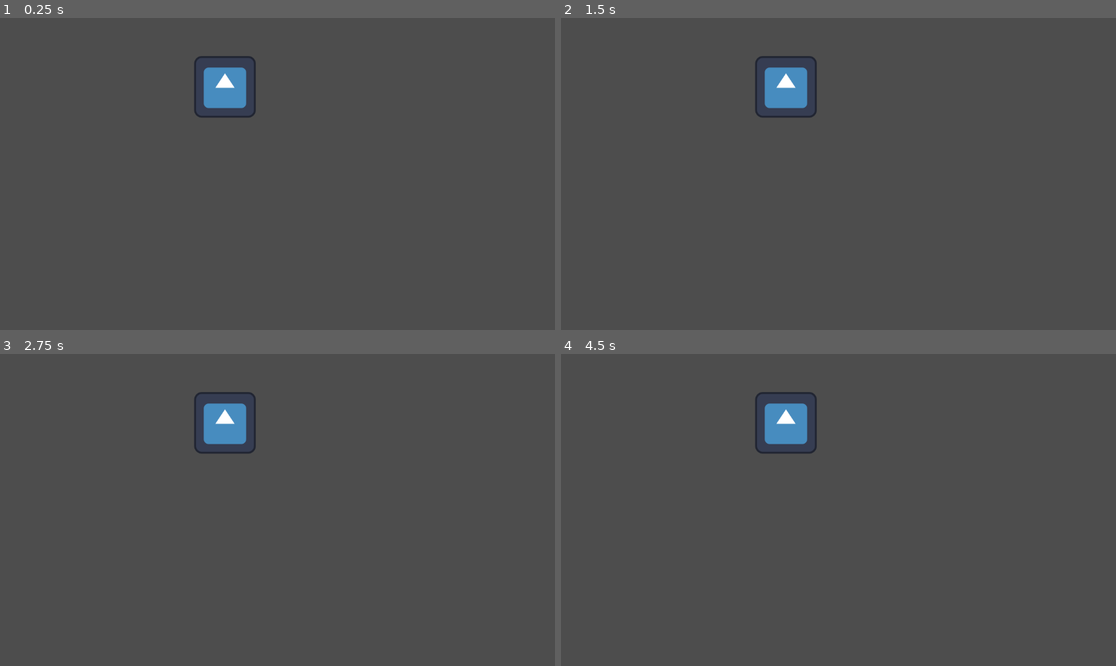
Above: before the commit, frames 1-4 (two rows, left to right).
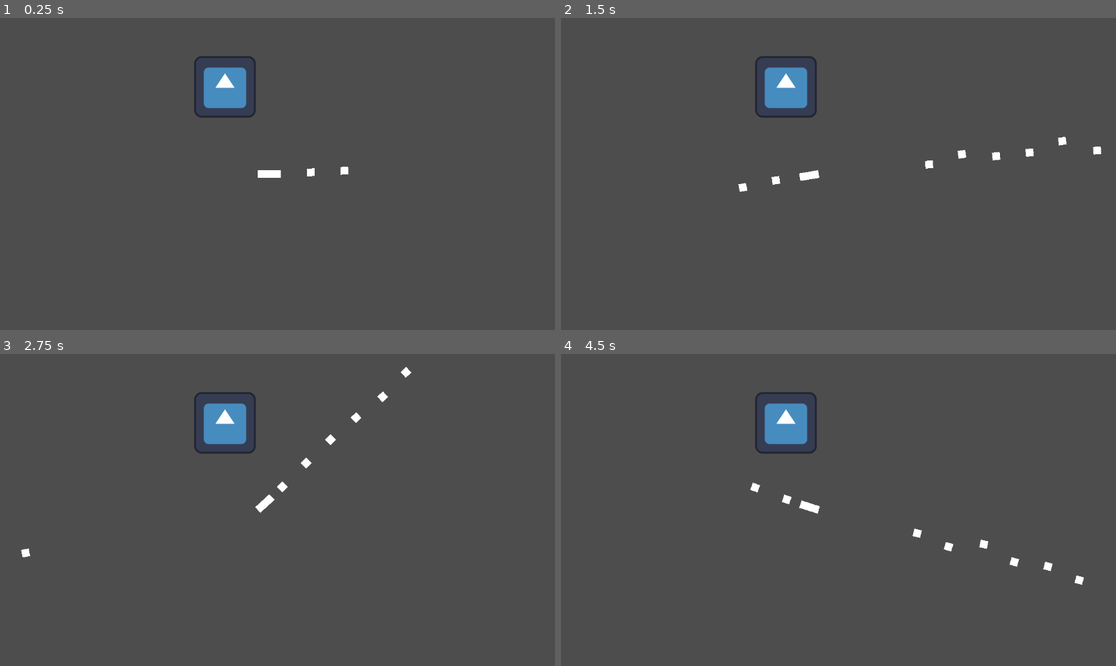
Above: after the commit, the same moments.

Repository: Denomycor/piratesoftware-16
Game: Godot game, scene res://assets/scenes/levels/test_level.tscn
The game is run twice, just before and just after one commit, with the same random seed, the same clock (stepped at 60 frames per second) and the same inputs. The engine's default icon, where the game draws it, is replaced by a stand-in: a white triangle on a blue panel in a dark square.
Inputs (mouse positions are in pixels of both pictures, inside the frame that each line leads up to):
- Up to frame 1 (0.25 s): no input
- Up to frame 2 (1.5 s): tap Enter at 0.5 s; move the mouse to (960, 158) at 0.52 s; click (960, 158) at 0.67 s; move the mouse to (727, 189) at 1.27 s; click (727, 189) at 1.42 s
- Up to frame 3 (2.75 s): move the mouse to (333, 441) at 2.02 s; click (333, 441) at 2.17 s
- Up to frame 4 (4.5 s): move the mouse to (810, 572) at 2.77 s; click (810, 572) at 2.92 s; move the mouse to (1005, 556) at 3.52 s; click (1005, 556) at 3.67 s; move the mouse to (672, 463) at 4.27 s; click (672, 463) at 4.42 s

The runs differ from the first frame. In frame 1, 0.2% of the frame differs, in the area x 46-63%, y 47-52%; in frame 2, 0.4%; in frame 3, 0.4%; in frame 4, 0.4%, in the area x 34-95%, y 41-74%.

Commit message:
Minigun now shoots

Diff:
--- a/assets/scenes/levels/test_level.tscn
+++ b/assets/scenes/levels/test_level.tscn
@@ -1,8 +1,9 @@
-[gd_scene load_steps=4 format=3 uid="uid://2vnrdwbw1mxc"]
+[gd_scene load_steps=5 format=3 uid="uid://2vnrdwbw1mxc"]
 
 [ext_resource type="Script" path="res://assets/scripts/level.gd" id="1_y7sae"]
 [ext_resource type="Texture2D" uid="uid://qjmbo1bj5df7" path="res://icon.svg" id="2_0y7wo"]
 [ext_resource type="PackedScene" uid="uid://dr2otcq7lhq6j" path="res://assets/scenes/ui/pause_menu.tscn" id="2_idj3t"]
+[ext_resource type="PackedScene" uid="uid://c4b5t5usvyqcs" path="res://assets/scenes/weapon_dock.tscn" id="3_7j5di"]
 
 [node name="test_level" type="Node"]
 script = ExtResource("1_y7sae")
@@ -15,5 +16,8 @@
 
 [node name="player_temp" type="Node2D" parent="world"]
 
+[node name="weapon_dock" parent="world" instance=ExtResource("3_7j5di")]
+position = Vector2(535, 324)
+
 [node name="pause_menu" parent="." instance=ExtResource("2_idj3t")]
 visible = false
--- /dev/null
+++ b/assets/scenes/projectiles/minigun_projectile.tscn
@@ -0,0 +1,20 @@
+[gd_scene load_steps=3 format=3 uid="uid://brtlxge0ng5gg"]
+
+[ext_resource type="Script" path="res://assets/scripts/projectiles/minigun_projectile.gd" id="1_rtd26"]
+
+[sub_resource type="RectangleShape2D" id="RectangleShape2D_qagmc"]
+size = Vector2(16, 16)
+
+[node name="minigun_projectile" type="CharacterBody2D"]
+collision_layer = 2
+collision_mask = 0
+motion_mode = 1
+script = ExtResource("1_rtd26")
+speed = 10.0
+reach = 800.0
+
+[node name="Polygon2D" type="Polygon2D" parent="."]
+polygon = PackedVector2Array(-8, -8, -8, 8, 8, 8, 8, -8)
+
+[node name="CollisionShape2D" type="CollisionShape2D" parent="."]
+shape = SubResource("RectangleShape2D_qagmc")
--- a/assets/scenes/weapons/minigun.tscn
+++ b/assets/scenes/weapons/minigun.tscn
@@ -1,9 +1,11 @@
-[gd_scene load_steps=3 format=3 uid="uid://dbf445di2iil4"]
+[gd_scene load_steps=4 format=3 uid="uid://dbf445di2iil4"]
 
 [ext_resource type="Script" path="res://assets/scripts/weapons/components/turn_component.gd" id="1_fw3mj"]
+[ext_resource type="Script" path="res://assets/scripts/weapons/minigun.gd" id="1_nd5hs"]
 [ext_resource type="Script" path="res://assets/scripts/weapons/components/projectile_spawner_component.gd" id="2_qdibs"]
 
 [node name="minigun" type="Node2D"]
+script = ExtResource("1_nd5hs")
 
 [node name="Polygon2D" type="Polygon2D" parent="."]
 polygon = PackedVector2Array(0, -8, 0, 8, 40, 8, 40, -8)
@@ -12,4 +14,8 @@
 script = ExtResource("1_fw3mj")
 
 [node name="ProjectileSpawnerComponent" type="Node2D" parent="."]
+position = Vector2(40, 0)
 script = ExtResource("2_qdibs")
+fire_delay = 0.1
+multishot = 1
+spread = 0.098
--- /dev/null
+++ b/assets/scripts/projectiles/minigun_projectile.gd
@@ -0,0 +1,25 @@
+class_name MinigunProjectile extends CharacterBody2D
+
+
+@export var speed: float
+@export var reach: float
+
+var reach_acc := 0.0
+
+
+func set_properties(pos: Vector2, rot: float) -> void:
+	global_position = pos
+	rotation = rot
+
+
+func _physics_process(_delta) -> void:
+	var motion := Vector2.from_angle(rotation) * speed
+	if(reach_acc < reach):
+		reach_acc += motion.length()
+		move_and_collide(motion)
+	else:
+		destroy()
+
+
+func destroy() -> void:
+	queue_free()
--- a/assets/scripts/weapons/abstract/weapon.gd
+++ b/assets/scripts/weapons/abstract/weapon.gd
@@ -6,12 +6,20 @@
 signal activated
 signal deactivated
 
+var active := false
+
+
+func _ready() -> void:
+	visible = false
+
 
 func activate() -> void:
 	visible = true
+	active = true
 	activated.emit()
 
 
 func deactivate() -> void:
 	visible = false
+	active = false
 	deactivated.emit()
--- a/assets/scripts/weapons/components/projectile_spawner_component.gd
+++ b/assets/scripts/weapons/components/projectile_spawner_component.gd
@@ -26,10 +26,11 @@
 		else:
 			delay_acc -= delta
 
+
 func shoot(to: Vector2, data: Variant = null) -> void:
 	if proj_ready and enabled:
 		for i in range(multishot):
-			var angle: float = (to - global_position).angle()
+			var angle: float = (to - global_position).angle() + (randf() - 0.5) * spread
 			shoot_projectile.emit(global_position, angle, data)
 		proj_ready = false
 		delay_acc = fire_delay
--- /dev/null
+++ b/assets/scripts/weapons/minigun.gd
@@ -0,0 +1,20 @@
+class_name Minigun extends Weapon
+
+
+const PROJECTILE_SCENE: PackedScene = preload("res://assets/scenes/projectiles/minigun_projectile.tscn")
+
+@onready var turn_component: TurnComponent = $TurnComponent
+@onready var projectile_spawner_component: ProjectileSpawnerComponent = $ProjectileSpawnerComponent
+
+
+
+func _ready() -> void:
+	projectile_spawner_component.shoot_projectile.connect(func(from: Vector2, rot: float, _data):
+		var projectile: MinigunProjectile = PROJECTILE_SCENE.instantiate()
+		projectile.set_properties(from, rot)
+		get_node("../..").add_child(projectile)
+	)
+
+
+func _process(_delta: float) -> void:
+	projectile_spawner_component.shoot(get_global_mouse_position())
--- a/assets/scripts/weapons/weapon_dock.gd
+++ b/assets/scripts/weapons/weapon_dock.gd
@@ -8,8 +8,6 @@
 
 
 func _ready() -> void:
-	for c in get_children():
-		c.visible = false
 	get_weapon(0).activate()
 
 
--- a/project.godot
+++ b/project.godot
@@ -14,3 +14,7 @@
 run/main_scene="res://assets/scenes/levels/test_level.tscn"
 config/features=PackedStringArray("4.3", "Forward Plus")
 config/icon="res://icon.svg"
+
+[layer_names]
+
+2d_physics/layer_2="player_projectiles"
